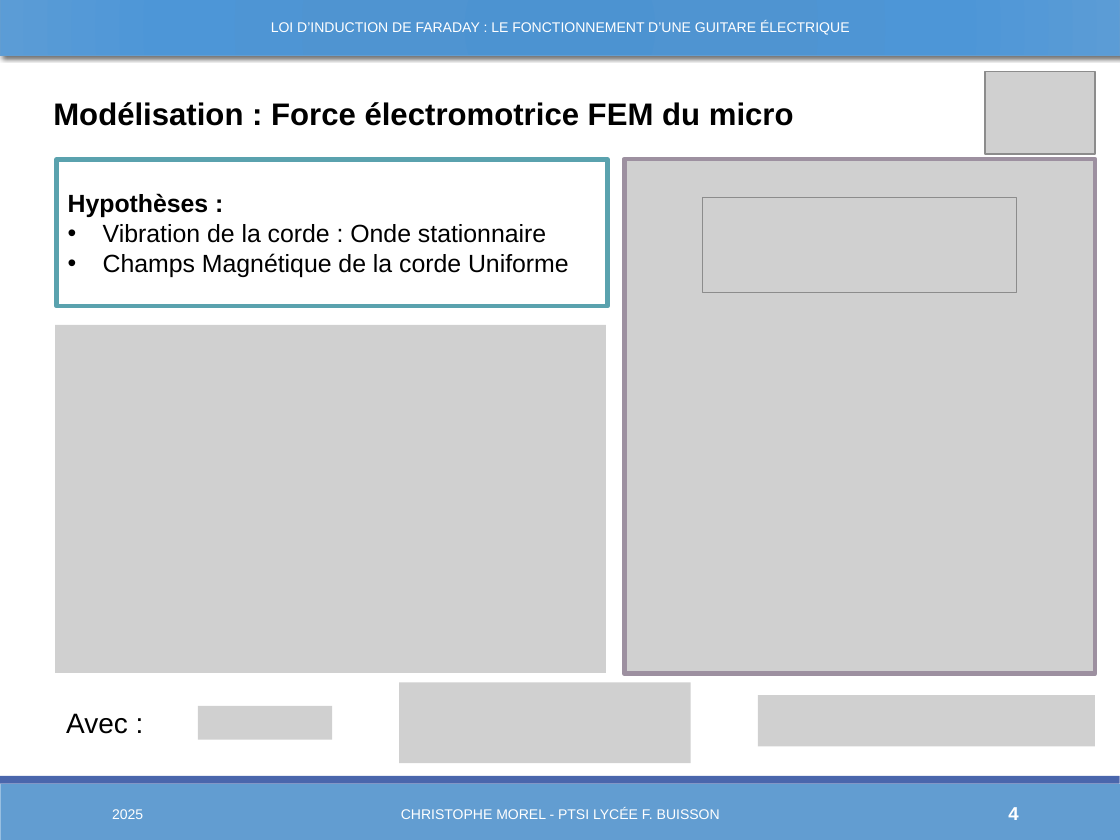
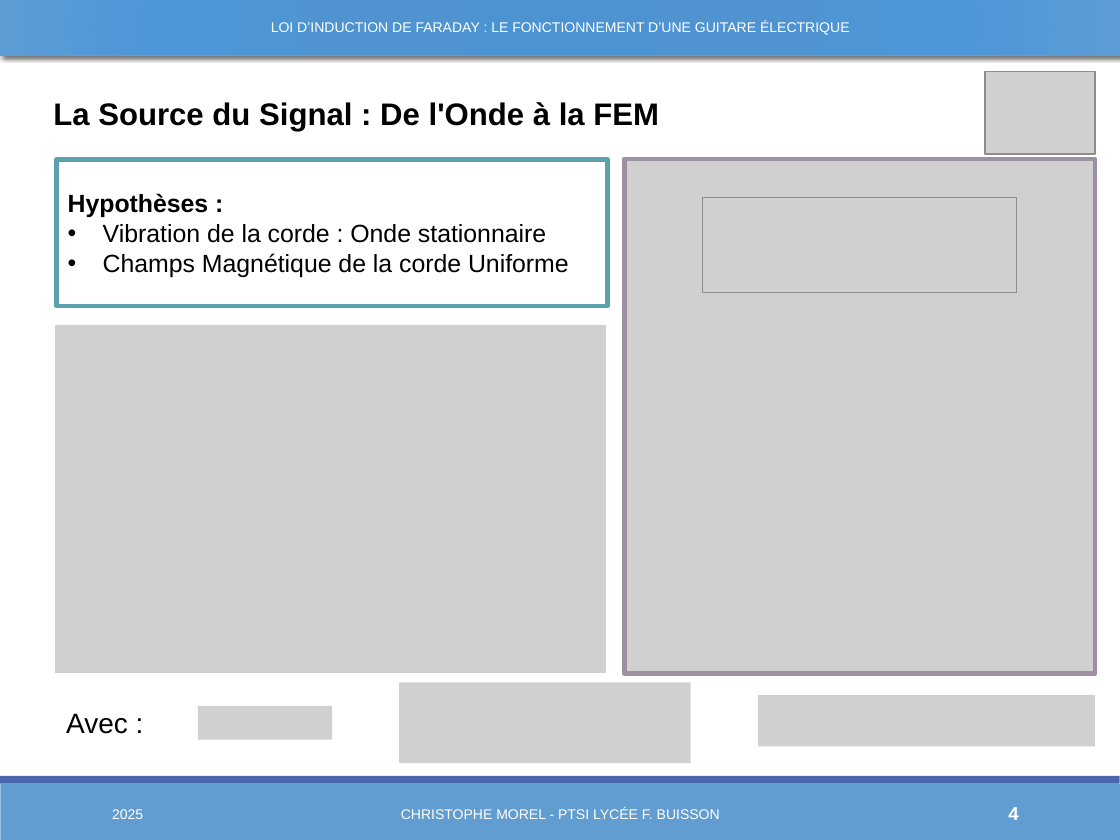
Before and after one commit to Chrismorel7/TIPE---Micro_guitare_elec, a slide deck: slide 4 of Views/Novembre.pptx. Drawn at 1120x840 pixels with LibreOffice and Linux fonts; fonts in the diff are those of the drawing; grey boxes stand for pictures; background and template pictures are left out. Boxes give left, top, right and bottom in pixels: in the first picture for what was removed or moved away, otherwise in the second. Text is boxed around its words. In the diff, an @@ line names an element or a change of style, - is before the commit and + after.

```diff
--- a/Views/Novembre.pptx
+++ b/Views/Novembre.pptx
@@ text at [53,102,659,131]: text changed @@
-Modélisation : Force électromotrice FEM du micro
+La Source du Signal : De l'Onde à la FEM
```
Also in this commit, not shown: 10 other slides changed, 6 slides added, 34 other files.
